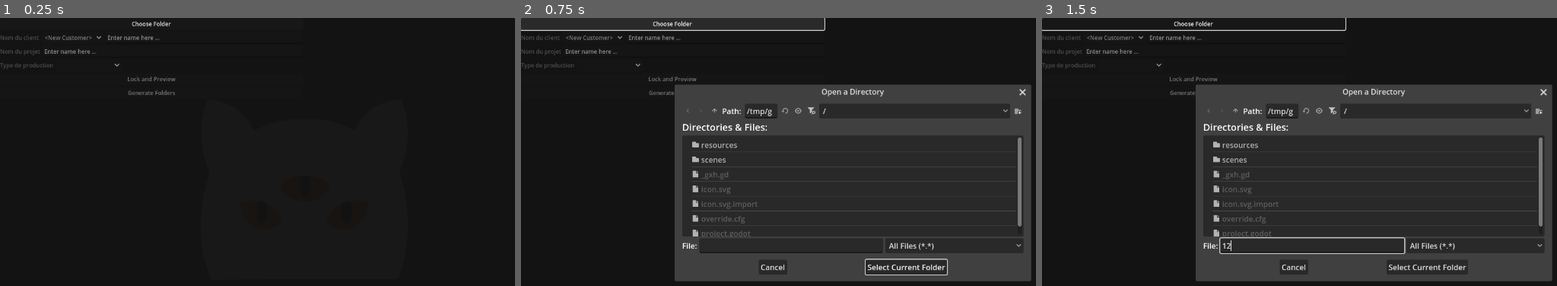
Above: before the commit, frames 1-3 (left to right).
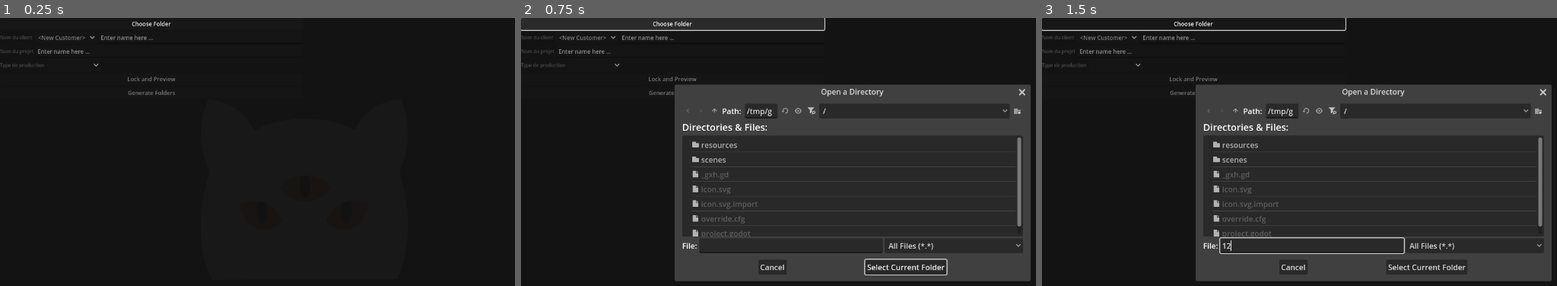
Above: after the commit, the same moments.

Repository: lutzilutz/Dionysos
Game: Godot game, scene res://scenes/main.tscn
Same seed, same stepped clock (60 frames per second), same inputs: the game is played once before the commit and once after it.
Inputs (mouse positions are in pixels of both pictures, inside the frame that each line leads up to):
- Up to frame 1 (0.25 s): no input
- Up to frame 2 (0.75 s): click "Choose Folder" at 0.5 s
- Up to frame 3 (1.5 s): click (1309, 245) at 1.27 s; type "12" at 1.35 s

The runs differ from the first frame. In frame 1, 0.4% of the frame differs, in the area x 0-32%, y 6-20%; in frame 2, 1.1%, in the area x 0-100%, y 6-98%; in frame 3, 1.1%.

Commit message:
Added check if another project with same name exists

Diff:
--- a/resources/themes/default_button.tres
+++ b/resources/themes/default_button.tres
@@ -2,7 +2,7 @@
 
 [resource]
 Button/font_sizes/font_size = 12
-Label/font_sizes/font_size = 12
+Label/font_sizes/font_size = 10
 LineEdit/font_sizes/font_size = 12
 OptionButton/font_sizes/font_size = 12
 PopupMenu/font_sizes/font_size = 12
--- a/scenes/form_label.gd
+++ b/scenes/form_label.gd
@@ -1,7 +1,10 @@
 extends Label
 
+var is_disabled: bool = false
+
 func disable(state: bool) -> void:
-	if state:
+	is_disabled = state
+	if is_disabled:
 		modulate = Color(1,1,1,0.25)
 	else:
 		modulate = Color(1,1,1,1)
--- a/scenes/main.gd
+++ b/scenes/main.gd
@@ -35,6 +35,8 @@
 # Called when the node enters the scene tree for the first time.
 func _ready() -> void:
 	user_preferences = UserPreferences.load_from_file(USER_PREF_PATH)
+	if user_preferences.has_default_path:
+		build_customer_options()
 	update_controls()
 	generate_folders_label()
 
@@ -98,14 +100,22 @@
 	# Project name
 	project_name_label.disable(not (user_preferences.has_default_path and customer_name != "" and not info_locked))
 	project_name_edit.editable = user_preferences.has_default_path and customer_name != "" and not info_locked
+	if not project_name_label.is_disabled and project_name != "":
+		if path_has_conflict():
+			project_name_edit.modulate = Color(1,0.5,0,1)
+		else:
+			project_name_edit.modulate = Color(1,1,1,1)
 
 	# Production type
 	production_type_label.disable(not (user_preferences.has_default_path and customer_name != "" and project_name != "" and not info_locked))
 	production_type_option.disabled = not (user_preferences.has_default_path and customer_name != "" and project_name != "" and not info_locked)
 
 	# Buttons
-	preview_folder_button.disabled = not (user_preferences.has_default_path and customer_name != "" and project_name != "" and production_type_option.selected != -1)
+	preview_folder_button.disabled = not (user_preferences.has_default_path and customer_name != "" and project_name != "" and production_type_option.selected != -1 and not path_has_conflict())
 	generate_folder_button.disabled = not (user_preferences.has_default_path and customer_name != "" and project_name != "" and production_type_option.selected != -1 and info_locked)
+
+func path_has_conflict() -> bool:
+	return DirAccess.dir_exists_absolute(user_preferences.default_path + "/" + customer_name + "/" + project_name)
 
 func build_customer_options() -> void:
 	customer_option.clear()
@@ -125,11 +135,14 @@
 
 	summary_label.text += "\n" + "Project name : " + project_name
 
+	if customer_name != "" and project_name != "":
+		summary_label.text += "\n" + "Chemin du projet : " + user_preferences.default_path + "/" + customer_name + "/" + project_name
+
 	if production_type_option.selected > -1:
 		if production_type == ProductionType.EXTERNAL:
-			summary_label.text += "\n" + "External project"
+			summary_label.text += "\n" + "Client externe"
 		else:
-			summary_label.text += "\n" + "Internal project"
+			summary_label.text += "\n" + "Projet interne"
 
 	summary_label.text += "\n"
 
--- a/scenes/main.tscn
+++ b/scenes/main.tscn
@@ -97,9 +97,9 @@
 layout_mode = 2
 theme = ExtResource("3_4krfr")
 item_count = 2
-popup/item_0/text = "External customer"
+popup/item_0/text = "Client externe"
 popup/item_0/id = 0
-popup/item_1/text = "Homemade"
+popup/item_1/text = "Projet interne"
 popup/item_1/id = 1
 
 [node name="PreGenerateFolderButton" type="Button" parent="WorkspaceHBox/FormVBox"]
